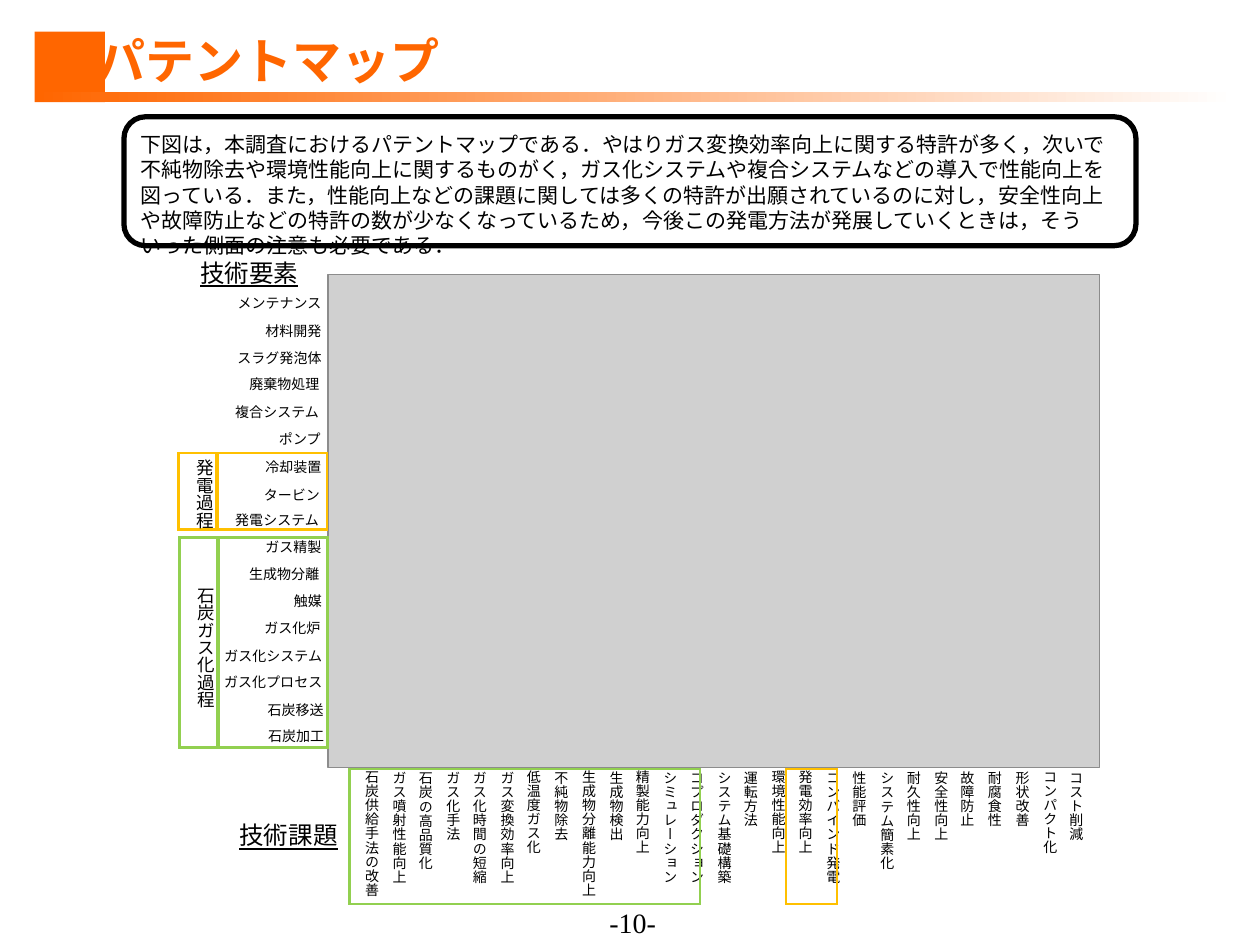
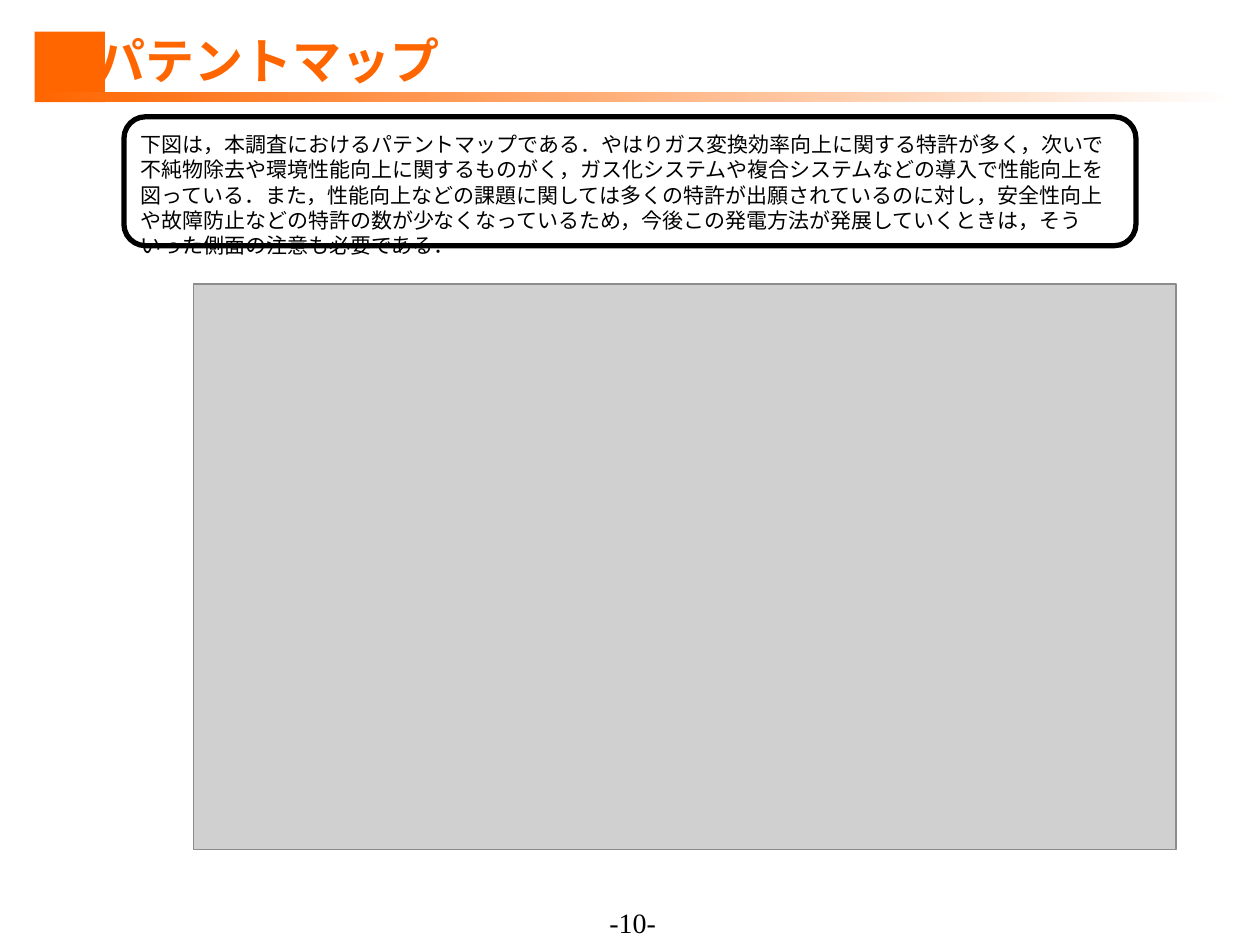
Before and after one commit to ShuDiamonds/JapanesePatentAnalysis, a slide deck: slide 10 of submissions2/1.調査分析.ppt. Drawn at 1260x945 pixels with LibreOffice and Linux fonts; fonts in the diff are those of the drawing; grey boxes stand for pictures. Boxes give left, top, right and bottom in pixels: in the first picture for what was removed or moved away, otherwise in the second. Text is boxed around its words. In the diff, an @@ line names an element or a change of style, - is before the commit and + after.

```diff
--- a/submissions2/1.調査分析.ppt
+++ b/submissions2/1.調査分析.ppt
@@ text removed at [200,261,298,287] @@
-技術要素
@@ picture: place and size @@
-picture at [328,275,1099,767]
+picture at [193,284,1176,849]
@@ group removed at [179,297,1083,903]: 46 texts, 6 rectangles @@
-石炭供給手法の改善
-ガス噴射性能向上
-石炭の高品質化
-ガス化手法
-ガス化時間の短縮
-ガス変換効率向上
-低温度ガス化
-不純物除去
-生成物分離能力向上
-生成物検出
-精製能力向上
-シミュレーション
-コプロダクション
-システム基礎構築
-運転方法
-環境性能向上
-発電効率向上
-コンバインド発電
-性能評価
-システム簡素化
-耐久性向上
-安全性向上
-故障防止
-耐腐食性
-形状改善
-コンパクト化
-コスト削減
-石炭加工
-石炭移送
-ガス化プロセス
-ガス化システム
-ガス化炉
-触媒
-生成物分離
-ガス精製
-発電システム
-タービン
-冷却装置
-ポンプ
-複合システム
-廃棄物処理
-スラグ発泡体
-材料開発
-メンテナンス
-石炭ガス化過程
-発電過程
@@ text removed at [239,823,337,850] @@
-技術課題
```
Also in this commit, not shown: 1 other slide changed, 1 slide added, 1 slide removed, 10 other files.
